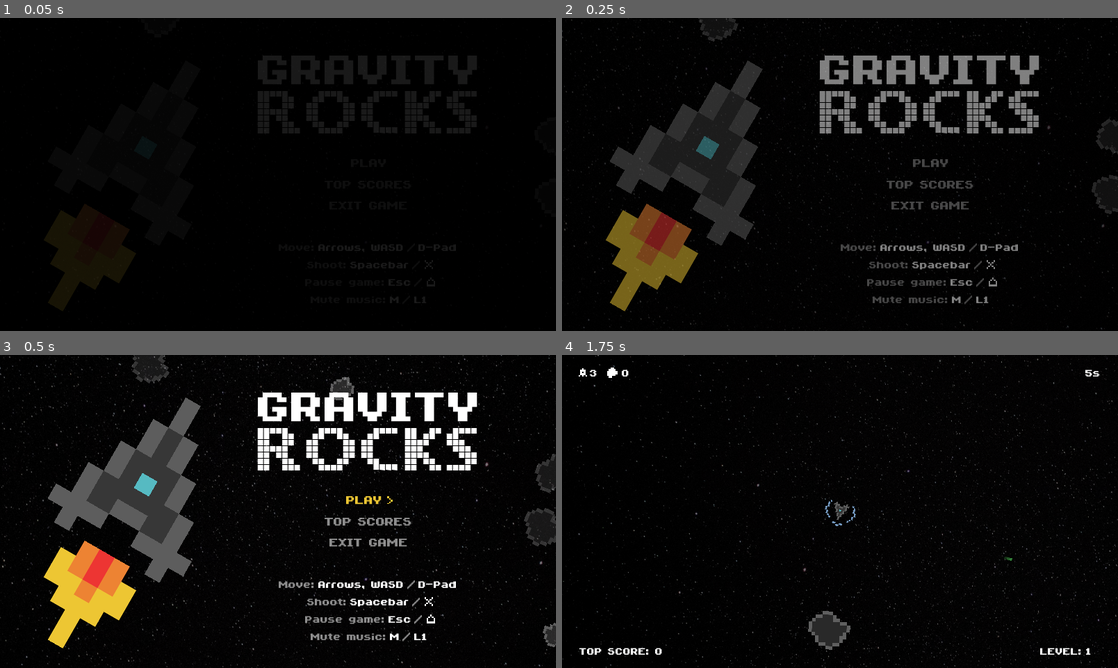
Above: before the commit, frames 1-4 (two rows, left to right).
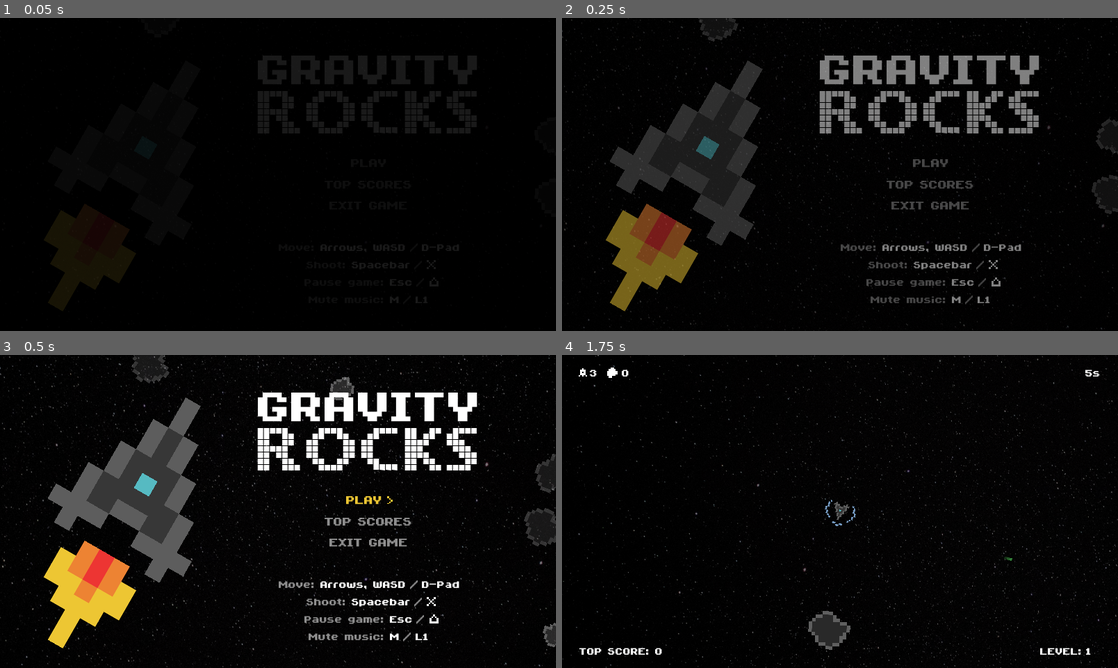
Above: after the commit, the same moments.

Repository: Lerimama/Gravity-Rocks
Game: Godot game, scene res://scenes/Meni.tscn
The game is run twice, just before and just after one commit, with the same random seed, the same clock (stepped at 60 frames per second) and the same inputs.
Inputs (mouse positions are in pixels of both pictures, inside the frame that each line leads up to):
- Up to frame 1 (0.05 s): no input
- Up to frame 2 (0.25 s): no input
- Up to frame 3 (0.5 s): no input
- Up to frame 4 (1.75 s): click "PLAY" at 0.5 s; move the mouse to (962, 495) at 1.27 s; hold Right (ui_right) from 1.28 s (still down); tap Space (shoot) at 1.35 s

The runs differ from the first frame. In frame 1, 0.2% of the frame differs, in the area x 57-83%, y 72-91%; in frame 2, 0.9%; in frame 3, 1.1%, in the area x 54-83%, y 72-92%; in frame 4, nothing differs.

Commit message:
Popravki

Diff:
--- a/scenes/Gejm.tscn
+++ b/scenes/Gejm.tscn
@@ -326,6 +326,7 @@
 texture = ExtResource( 16 )
 
 [node name="GameOver" type="Control" parent="HUD"]
+visible = false
 margin_right = 1280.0
 margin_bottom = 720.0
 
--- a/scenes/Meni.tscn
+++ b/scenes/Meni.tscn
@@ -158,8 +158,9 @@
 [node name="Icon" type="TextureRect" parent="Content/BtnContainer2"]
 visible = false
 modulate = Color( 0.933333, 0.780392, 0.203922, 1 )
+margin_left = 216.0
 margin_top = 9.0
-margin_right = 18.0
+margin_right = 228.0
 margin_bottom = 29.0
 rect_min_size = Vector2( 0, 20 )
 focus_neighbour_top = NodePath("../HighscoresBtn")
@@ -232,7 +233,7 @@
 margin_bottom = 181.0
 grow_horizontal = 2
 theme = ExtResource( 10 )
-custom_constants/separation = 8
+custom_constants/separation = 12
 __meta__ = {
 "_edit_group_": true
 }
@@ -248,8 +249,8 @@
 }
 
 [node name="Label2" type="Label" parent="Content/ControlLine"]
-margin_left = 93.0
-margin_right = 294.0
+margin_left = 97.0
+margin_right = 298.0
 margin_bottom = 28.0
 text = "Arrows, WASD"
 __meta__ = {
@@ -257,8 +258,8 @@
 }
 
 [node name="Label3" type="Label" parent="Content/ControlLine"]
-margin_left = 302.0
-margin_right = 416.0
+margin_left = 310.0
+margin_right = 424.0
 margin_bottom = 28.0
 rect_min_size = Vector2( 114, 0 )
 text = "D-Pad"
@@ -269,7 +270,8 @@
 
 [node name="Label" type="Label" parent="Content/ControlLine/Label3"]
 modulate = Color( 1, 1, 1, 0.54902 )
-margin_right = 20.0
+margin_left = -2.0
+margin_right = 18.0
 margin_bottom = 28.0
 text = "/"
 
@@ -284,7 +286,7 @@
 margin_bottom = 221.0
 grow_horizontal = 2
 theme = ExtResource( 10 )
-custom_constants/separation = 8
+custom_constants/separation = 12
 __meta__ = {
 "_edit_group_": true
 }
@@ -300,8 +302,8 @@
 }
 
 [node name="Label2" type="Label" parent="Content/ControlLine2"]
-margin_left = 101.0
-margin_right = 240.0
+margin_left = 105.0
+margin_right = 244.0
 margin_bottom = 28.0
 text = "Spacebar"
 __meta__ = {
@@ -309,8 +311,8 @@
 }
 
 [node name="Label3" type="Label" parent="Content/ControlLine2"]
-margin_left = 248.0
-margin_right = 286.0
+margin_left = 256.0
+margin_right = 294.0
 margin_bottom = 28.0
 rect_min_size = Vector2( 38, 0 )
 align = 2
@@ -332,66 +334,12 @@
 
 [node name="Label" type="Label" parent="Content/ControlLine2/Label3"]
 modulate = Color( 1, 1, 1, 0.54902 )
-margin_left = -2.0
-margin_right = 18.0
+margin_left = -4.0
+margin_right = 16.0
 margin_bottom = 28.0
 text = "/"
 
 [node name="ControlLine3" type="HBoxContainer" parent="Content"]
-anchor_left = 0.5
-anchor_top = 0.5
-anchor_right = 0.5
-anchor_bottom = 0.5
-margin_left = -174.5
-margin_top = 273.0
-margin_right = 97.5
-margin_bottom = 301.0
-grow_horizontal = 2
-theme = ExtResource( 10 )
-custom_constants/separation = 8
-__meta__ = {
-"_edit_group_": true
-}
-
-[node name="Label" type="Label" parent="Content/ControlLine3"]
-modulate = Color( 1, 1, 1, 0.54902 )
-margin_right = 178.0
-margin_bottom = 28.0
-grow_horizontal = 0
-text = "Mute music:"
-align = 2
-__meta__ = {
-"_edit_use_anchors_": false
-}
-
-[node name="Label2" type="Label" parent="Content/ControlLine3"]
-margin_left = 186.0
-margin_right = 209.0
-margin_bottom = 28.0
-text = "M"
-__meta__ = {
-"_edit_use_anchors_": false
-}
-
-[node name="Label3" type="Label" parent="Content/ControlLine3"]
-margin_left = 217.0
-margin_right = 272.0
-margin_bottom = 28.0
-rect_min_size = Vector2( 55, 0 )
-text = "L1"
-align = 2
-__meta__ = {
-"_edit_use_anchors_": false
-}
-
-[node name="Label" type="Label" parent="Content/ControlLine3/Label3"]
-modulate = Color( 1, 1, 1, 0.54902 )
-margin_left = -2.0
-margin_right = 18.0
-margin_bottom = 28.0
-text = "/"
-
-[node name="ControlLine4" type="HBoxContainer" parent="Content"]
 anchor_left = 0.5
 anchor_top = 0.5
 anchor_right = 0.5
@@ -402,12 +350,12 @@
 margin_bottom = 261.0
 grow_horizontal = 2
 theme = ExtResource( 10 )
-custom_constants/separation = 8
-__meta__ = {
-"_edit_group_": true
-}
-
-[node name="Label" type="Label" parent="Content/ControlLine4"]
+custom_constants/separation = 12
+__meta__ = {
+"_edit_group_": true
+}
+
+[node name="Label" type="Label" parent="Content/ControlLine3"]
 modulate = Color( 1, 1, 1, 0.54902 )
 margin_right = 188.0
 margin_bottom = 28.0
@@ -418,18 +366,18 @@
 "_edit_use_anchors_": false
 }
 
-[node name="Label2" type="Label" parent="Content/ControlLine4"]
-margin_left = 196.0
-margin_right = 250.0
+[node name="Label2" type="Label" parent="Content/ControlLine3"]
+margin_left = 200.0
+margin_right = 254.0
 margin_bottom = 28.0
 text = "Esc"
 __meta__ = {
 "_edit_use_anchors_": false
 }
 
-[node name="Label3" type="Label" parent="Content/ControlLine4"]
-margin_left = 258.0
-margin_right = 296.0
+[node name="Label3" type="Label" parent="Content/ControlLine3"]
+margin_left = 266.0
+margin_right = 304.0
 margin_bottom = 28.0
 rect_min_size = Vector2( 38, 0 )
 align = 2
@@ -437,7 +385,7 @@
 "_edit_use_anchors_": false
 }
 
-[node name="Icon" type="TextureRect" parent="Content/ControlLine4/Label3"]
+[node name="Icon" type="TextureRect" parent="Content/ControlLine3/Label3"]
 margin_left = 25.0
 margin_top = 1.0
 margin_right = 49.0
@@ -449,10 +397,64 @@
 theme = ExtResource( 10 )
 texture = SubResource( 3 )
 
+[node name="Label" type="Label" parent="Content/ControlLine3/Label3"]
+modulate = Color( 1, 1, 1, 0.54902 )
+margin_left = -4.0
+margin_right = 16.0
+margin_bottom = 28.0
+text = "/"
+
+[node name="ControlLine4" type="HBoxContainer" parent="Content"]
+anchor_left = 0.5
+anchor_top = 0.5
+anchor_right = 0.5
+anchor_bottom = 0.5
+margin_left = -178.5
+margin_top = 273.0
+margin_right = 101.5
+margin_bottom = 301.0
+grow_horizontal = 2
+theme = ExtResource( 10 )
+custom_constants/separation = 12
+__meta__ = {
+"_edit_group_": true
+}
+
+[node name="Label" type="Label" parent="Content/ControlLine4"]
+modulate = Color( 1, 1, 1, 0.54902 )
+margin_right = 178.0
+margin_bottom = 28.0
+grow_horizontal = 0
+text = "Mute music:"
+align = 2
+__meta__ = {
+"_edit_use_anchors_": false
+}
+
+[node name="Label2" type="Label" parent="Content/ControlLine4"]
+margin_left = 190.0
+margin_right = 213.0
+margin_bottom = 28.0
+text = "M"
+__meta__ = {
+"_edit_use_anchors_": false
+}
+
+[node name="Label3" type="Label" parent="Content/ControlLine4"]
+margin_left = 225.0
+margin_right = 280.0
+margin_bottom = 28.0
+rect_min_size = Vector2( 55, 0 )
+text = "L1"
+align = 2
+__meta__ = {
+"_edit_use_anchors_": false
+}
+
 [node name="Label" type="Label" parent="Content/ControlLine4/Label3"]
 modulate = Color( 1, 1, 1, 0.54902 )
-margin_left = -2.0
-margin_right = 18.0
+margin_left = -4.0
+margin_right = 16.0
 margin_bottom = 28.0
 text = "/"
 
--- a/scripts/Hud.gd
+++ b/scripts/Hud.gd
@@ -19,6 +19,10 @@
 
 	game_over.hide()
 	# pavza skrije sebe
+
+	# if html5
+	#	html5_btns()
+
 
 func update_tajm_text(cajt):
 
@@ -68,6 +72,21 @@
 	yield(fade_tween, "finished")
 	game_hud.hide()
 	get_parent().get_node("redzone").hide()
+
+
+func html5_btns():
+
+	# pavza meni
+	pavza.exit_btn.get_parent().hide()
+	pavza.continue_btn.focus_neighbour_top = "../../BtnContainer2/QuitBtn"
+	pavza.quit_btn.focus_neighbour_bottom = "../../BtnContainerContinue/ContinueBtn"
+
+	# GO meni
+	exit_btn.get_parent().hide()
+	play_btn.focus_neighbour_top = "../../BtnContainer2/QuitBtn"
+	play_btn.get_parent().rect_position.y += 32
+	quit_btn.focus_neighbour_bottom = "../../BtnContainer/PlayBtn"
+	quit_btn.get_parent().rect_position.y += 32
 
 
 func _on_PlayBtn_button_down() -> void:
--- a/scripts/Meni.gd
+++ b/scripts/Meni.gd
@@ -3,6 +3,11 @@
 onready var sound_naprej: AudioStreamPlayer = $sounds/naprej
 onready var sound_nazaj: AudioStreamPlayer = $sounds/nazaj
 onready var sound_fokus: AudioStreamPlayer = $sounds/fokus
+
+onready var play_btn: Button = $Content/BtnContainer/PlayBtn
+onready var highscores_btn: Button = $Content/BtnContainer2/HighscoresBtn
+onready var exit_btn: Button = $Content/BtnContainer3/ExitBtn
+
 
 
 func _ready() -> void:
@@ -13,6 +18,12 @@
 	$Content/BtnContainer2/Icon.hide()
 	$Content/BtnContainer3/Icon.hide()
 	meni_in()
+
+
+	# if html5
+	#	html5_btns()
+
+
 
 
 func meni_in():
@@ -55,6 +66,14 @@
 	get_tree().quit()
 
 
+func html5_btns():
+
+	# GO meni
+	exit_btn.get_parent().hide()
+	play_btn.focus_neighbour_top = "../../BtnContainer2/HighscoresBtn"
+	highscores_btn.focus_neighbour_bottom = "../../BtnContainer/PlayBtn"
+
+
 # FOKUS
 
 
--- a/scripts/Pavza.gd
+++ b/scripts/Pavza.gd
@@ -17,6 +17,8 @@
 			pause_game()
 		else:
 			continue_game()
+
+
 
 
 func _ready() -> void:
